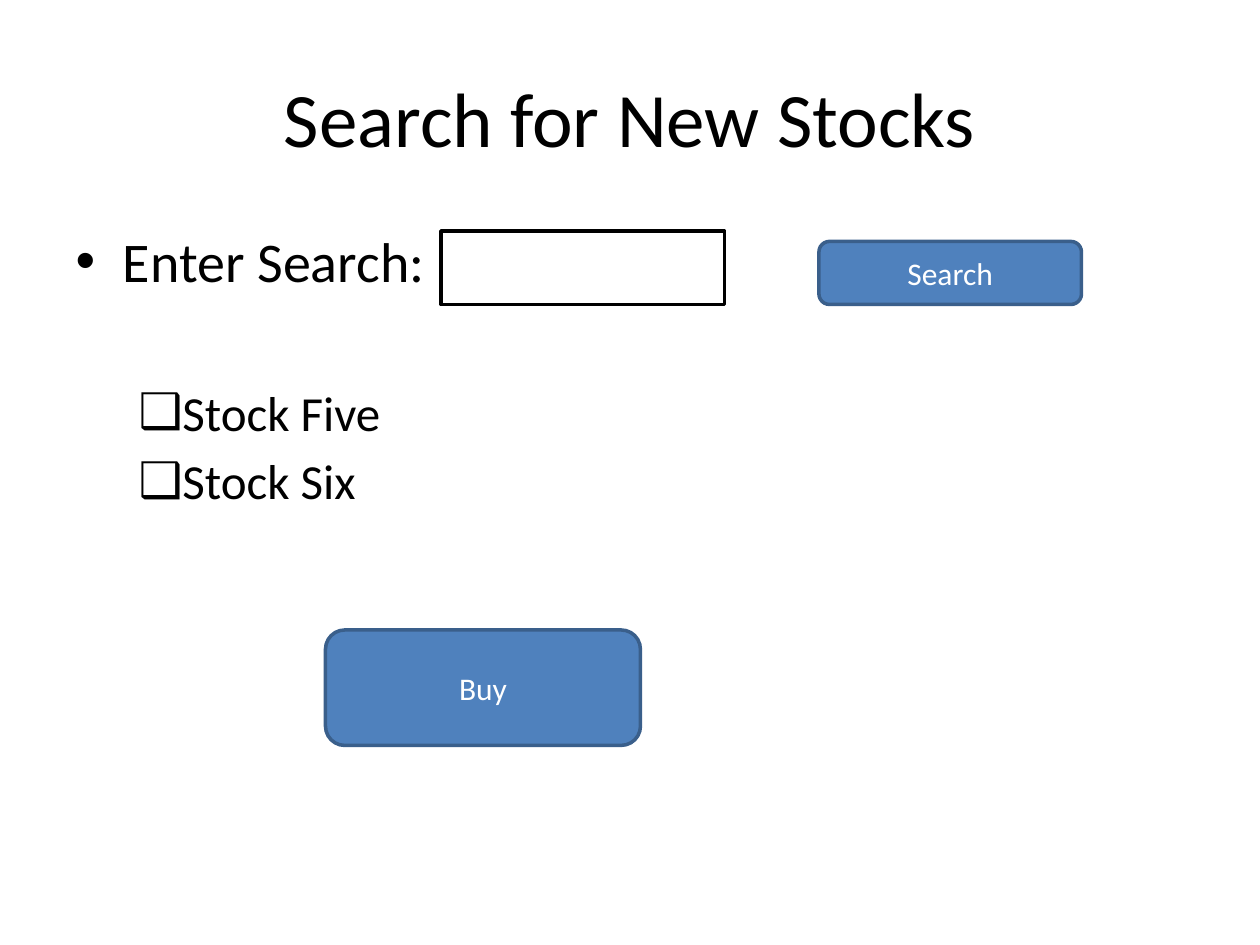
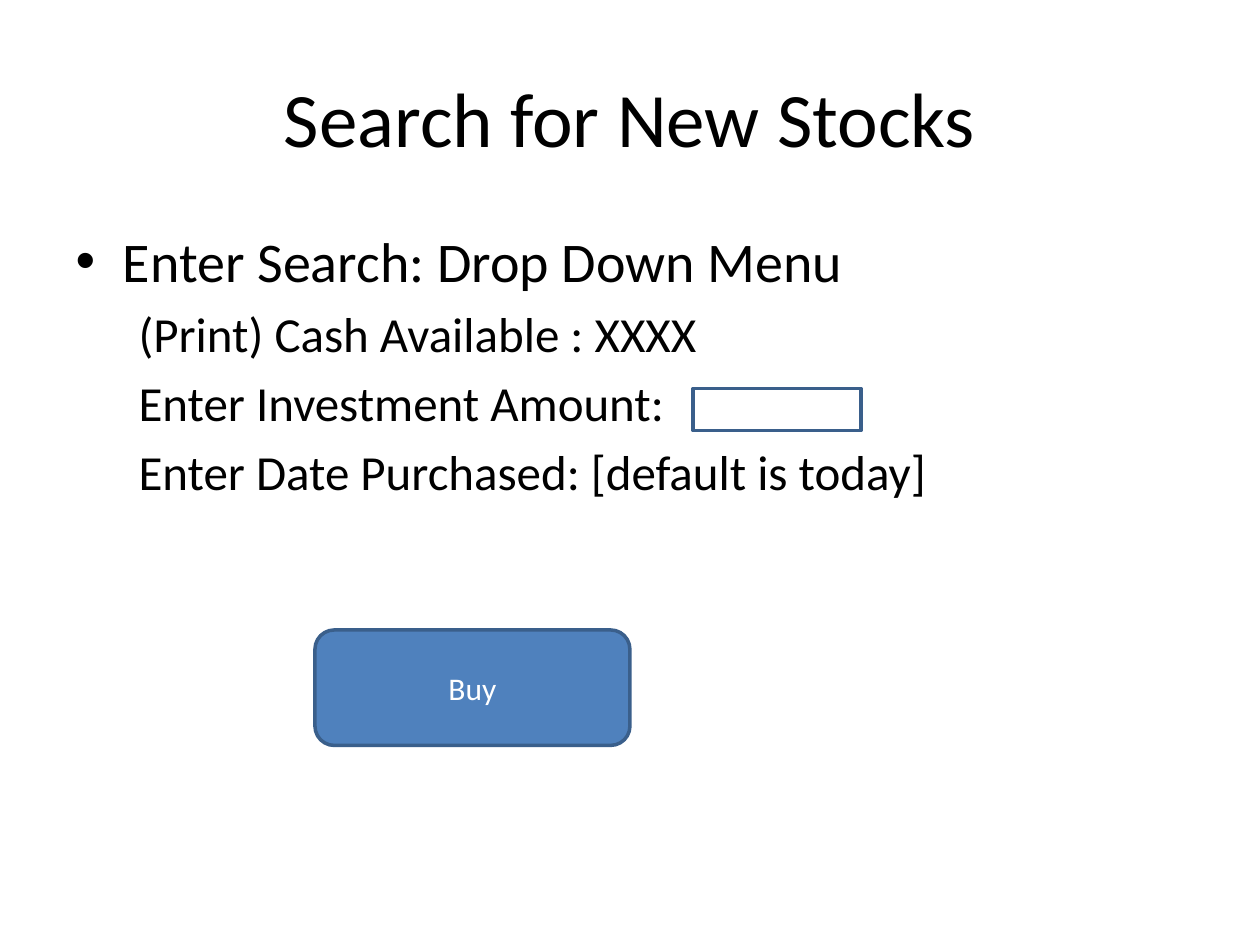
Before and after one commit to divmod/portfolio, a slide deck: slide 8 of handin/Flow.pptx. Drawn at 1260x945 pixels with LibreOffice and Linux fonts; fonts in the diff are those of the drawing. Boxes give left, top, right and bottom in pixels: in the first picture for what was removed or moved away, otherwise in the second. Text is boxed around its words. In the diff, an @@ line names an element or a change of style, - is before the commit and + after.

```diff
--- a/handin/Flow.pptx
+++ b/handin/Flow.pptx
@@ rectangle removed at [441, 231, 724, 304] @@
@@ text at [123, 243, 926, 498]: text changed @@
-• Enter Search:
-  ❑ Stock Five
-  ❑ Stock Six
+• Enter Search: Drop Down Menu
+  (Print) Cash Available : XXXX
+  Enter Investment Amount:
+  Enter Date Purchased: [default is today]
@@ rounded rectangle removed at [819, 242, 1081, 305] @@
-Search
@@ rectangle added at [693, 388, 861, 430], outline #3A5F8C 2 pt @@
@@ rounded rectangle "Buy": place and size @@
-rounded rectangle "Buy" at [325, 630, 640, 746]
+rounded rectangle "Buy" at [315, 630, 630, 746]
```
Also in this commit, not shown: 2 other slides changed.
